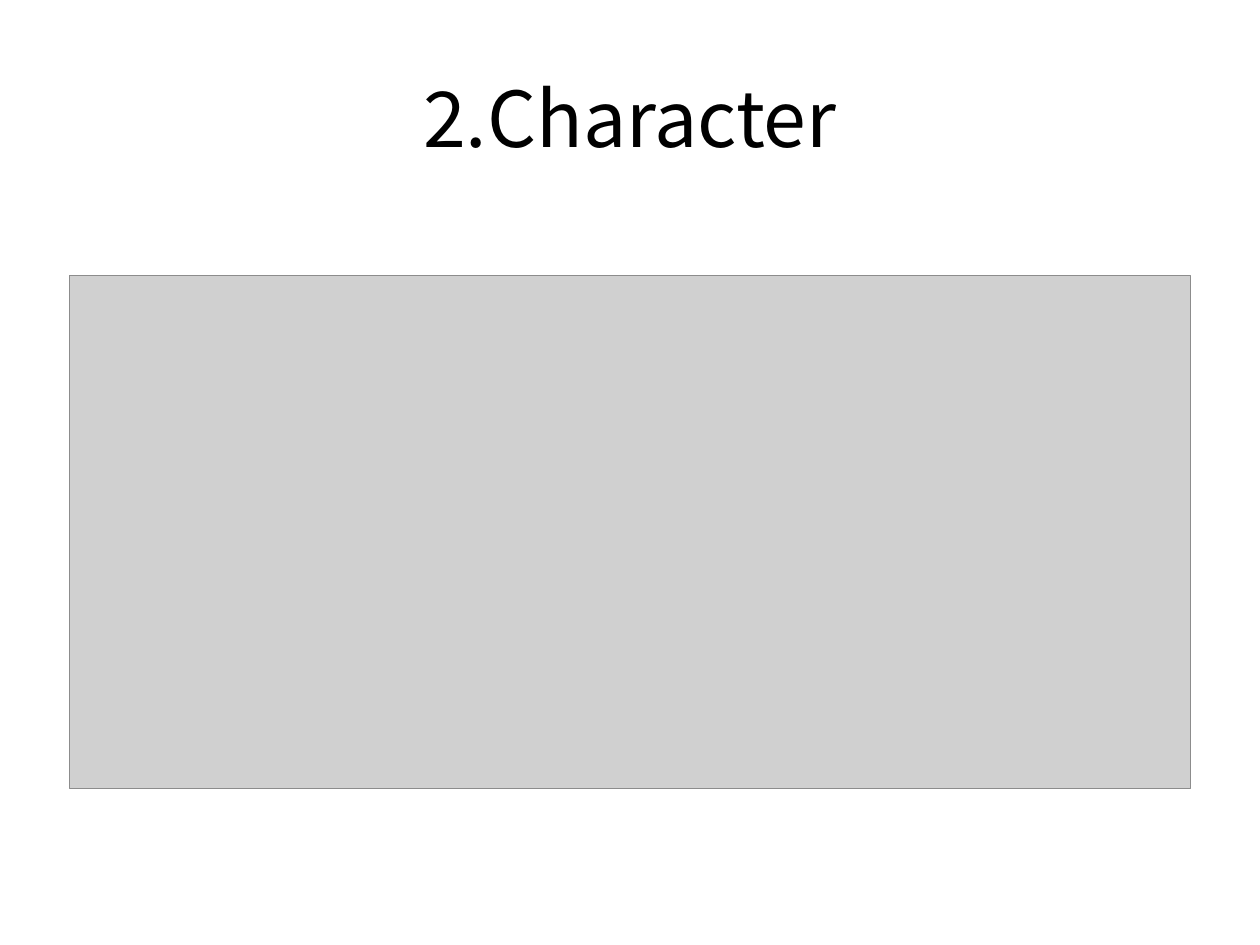
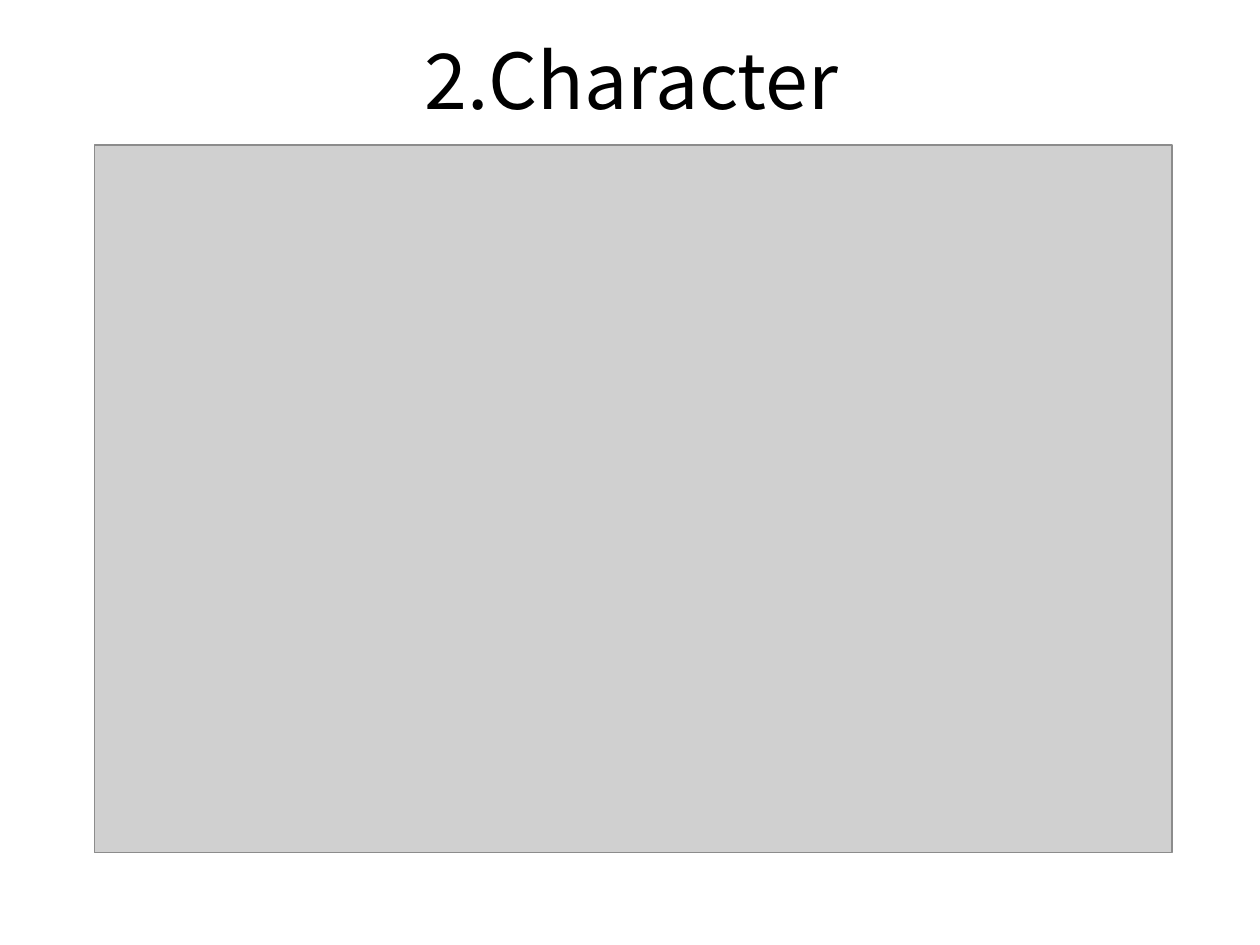
Before and after one commit to TomLeeLive/enpgame, a slide deck: slide 3 of doc/_meeting_doc/N2_Resource_List_20161028.pptx. Drawn at 1260x945 pixels with LibreOffice and Linux fonts; fonts in the diff are those of the drawing; grey boxes stand for pictures. Boxes give left, top, right and bottom in pixels: in the first picture for what was removed or moved away, otherwise in the second. Text is boxed around its words. In the diff, an @@ line names an element or a change of style, - is before the commit and + after.

```diff
--- a/doc/_meeting_doc/N2_Resource_List_20161028.pptx
+++ b/doc/_meeting_doc/N2_Resource_List_20161028.pptx
@@ title "2.Character": place and size @@
-title "2.Character" at (423,85,836,148)
+title "2.Character" at (425,47,838,110)
@@ picture: place and size @@
-picture at (69,276,1191,789)
+picture at (94,145,1172,853)
```
Also in this commit, not shown: 1 other slide changed, 2 other files.
